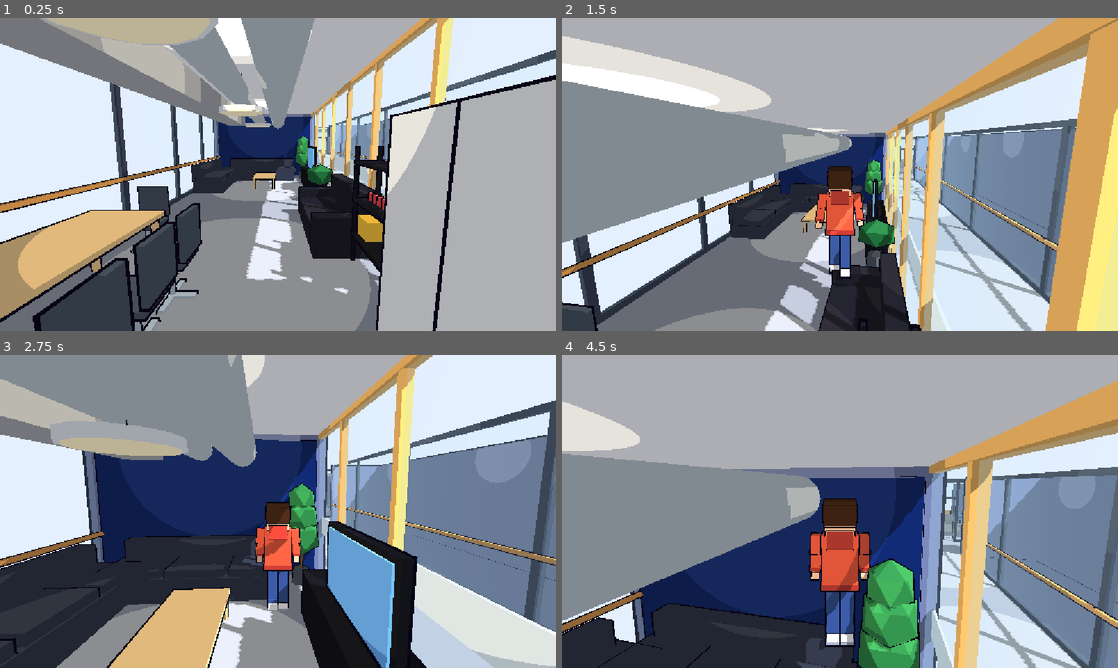
Above: before the commit, frames 1-4 (two rows, left to right).
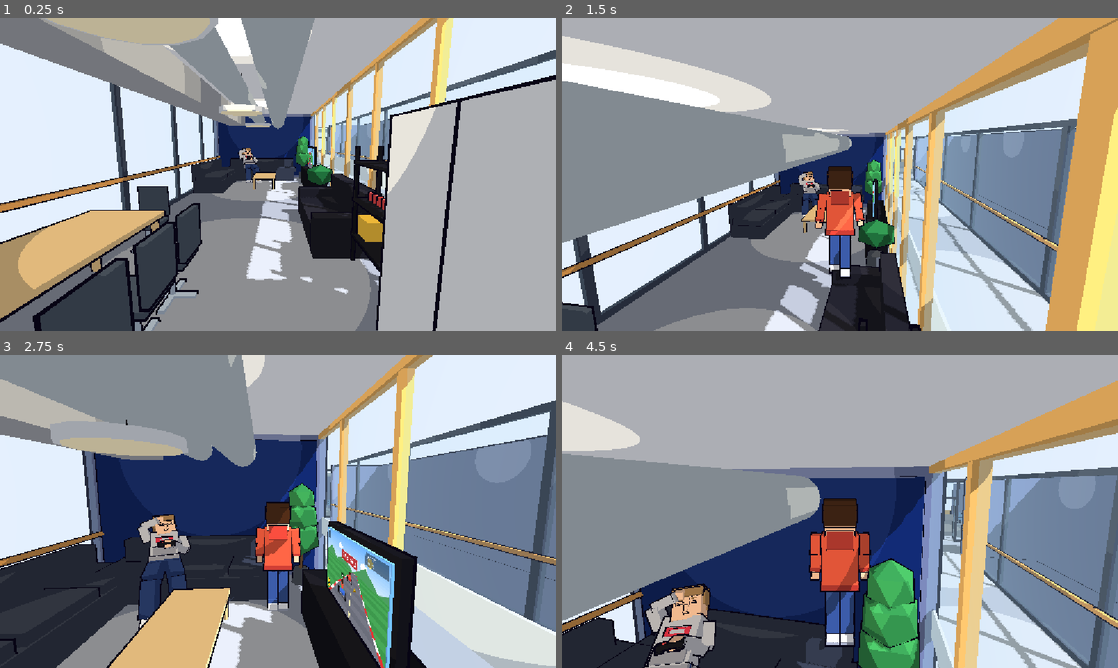
Above: after the commit, the same moments.

Repository: AJC0520/student_game
Game: Godot game, scene res://scenes/main.tscn
Same seed, same stepped clock (60 frames per second), same inputs: the game is played once before the commit and once after it.
Inputs (mouse positions are in pixels of both pictures, inside the frame that each line leads up to):
- Up to frame 1 (0.25 s): no input
- Up to frame 2 (1.5 s): tap Enter at 0.5 s; move the mouse to (867, 174) at 0.52 s; hold Shift (sprint) 0.53-1.28 s; hold W (move_forward) from 0.53 s (still down); tap Space (jump) at 0.77 s; move the mouse to (812, 174) at 1.27 s; tap V (toggle_view) at 1.35 s
- Up to frame 3 (2.75 s): keep holding W (move_forward); tap Space (jump) at 1.52 s; move the mouse to (289, 505) at 2.02 s; hold Shift (sprint) from 2.03 s (still down)
- Up to frame 4 (4.5 s): keep holding W (move_forward); move the mouse to (834, 517) at 2.77 s; release Shift (sprint) at 2.78 s; tap V (toggle_view) at 2.85, 4.35 s; tap Space (jump) at 3.02, 3.77 s; move the mouse to (878, 514) at 3.52 s; hold Shift (sprint) 3.53-4.28 s; move the mouse to (795, 508) at 4.27 s

The runs differ from the first frame. In frame 1, 0.3% of the frame differs, in the area x 42-57%, y 41-54%; in frame 2, 0.3%; in frame 3, 5.0%, in the area x 24-71%, y 50-100%; in frame 4, 2.7%.

Commit message:
feat(online): add sofa NPC and kart-racing TV easter egg
Adds an idle-animated NPC on the Online room sofa, a live-drawn kart-race picture on the room's TV, and the toon colors the NPC needs.

Diff:
--- a/godot_project/assets/material_colors.json
+++ b/godot_project/assets/material_colors.json
@@ -234,6 +234,11 @@
   0.15,
   0.1
  ],
+ "Toon_HairLight": [
+  0.62,
+  0.47,
+  0.3
+ ],
  "Toon_Hoodie": [
   0.9,
   0.35,
@@ -244,6 +249,16 @@
   0.23,
   0.2
  ],
+ "Toon_HoodieGrey": [
+  0.74,
+  0.74,
+  0.77
+ ],
+ "Toon_HoodieGreyDark": [
+  0.58,
+  0.58,
+  0.62
+ ],
  "Toon_Ink": [
   0.35,
   0.4,
@@ -254,6 +269,11 @@
   0.32,
   0.56
  ],
+ "Toon_JeansDark": [
+  0.16,
+  0.23,
+  0.42
+ ],
  "Toon_Kettle": [
   0.75,
   0.78,
@@ -453,6 +473,11 @@
   0.3,
   0.32,
   0.36
+ ],
+ "Toon_PrintRed": [
+  0.85,
+  0.2,
+  0.28
  ],
  "Toon_Printer": [
   0.82,
--- a/godot_project/scenes/main.tscn
+++ b/godot_project/scenes/main.tscn
@@ -1,10 +1,13 @@
-[gd_scene load_steps=7 format=3]
+[gd_scene load_steps=10 format=3]
 
 [ext_resource type="PackedScene" path="res://assets/a4_blockout.glb" id="1_level"]
 [ext_resource type="Script" path="res://scripts/level.gd" id="2_levelgd"]
 [ext_resource type="PackedScene" path="res://scenes/player.tscn" id="3_player"]
 [ext_resource type="Script" path="res://scripts/lighting.gd" id="4_lighting"]
 [ext_resource type="Script" path="res://scripts/elevator.gd" id="5_elevator"]
+[ext_resource type="Script" path="res://scripts/tv_screen.gd" id="6_tv"]
+[ext_resource type="PackedScene" path="res://assets/npc_sofa.glb" id="7_npc"]
+[ext_resource type="Script" path="res://scripts/sofa_guy.gd" id="8_static"]
 
 [sub_resource type="Environment" id="Environment_main"]
 background_mode = 1
@@ -37,3 +40,9 @@
 
 [node name="Elevator" type="Node3D" parent="."]
 script = ExtResource("5_elevator")
+
+[node name="TVScreen" type="Node3D" parent="."]
+script = ExtResource("6_tv")
+
+[node name="SofaGuy" parent="." instance=ExtResource("7_npc")]
+script = ExtResource("8_static")
--- /dev/null
+++ b/godot_project/scripts/kart_race_view.gd
@@ -0,0 +1,150 @@
+extends Control
+## Draws the fake kart-racing picture shown on the Online room TV (see tv_screen.gd).
+## Everything is simple shapes: scrolling road in pseudo-perspective, a rival kart ahead and "T.T" trailing behind.
+
+const HORIZON := 118.0
+const BANDS := 14
+const PLAYER_NAME := "T.T"
+
+var _t: float = 0.0
+
+
+func _process(delta: float) -> void:
+	_t += delta
+	queue_redraw()
+
+
+func _draw() -> void:
+	var w := size.x
+	var h := size.y
+	var font := ThemeDB.fallback_font
+	_draw_scenery(w, h)
+	_draw_road(w, h)
+
+	# a banana peel on the road, rival kart ahead, our (losing) kart close to the camera
+	var bob := sin(_t * 9.0) * 1.5
+	_draw_banana(Vector2(w * 0.5 + 62.0, 190.0), 1.0)
+	_draw_kart(Vector2(w * 0.5 + 18.0 + sin(_t * 1.3) * 10.0, 172.0 + bob), 0.55, Color(0.9, 0.2, 0.2), Color(0.95, 0.85, 0.2), "")
+	var px := w * 0.5 - 58.0 + sin(_t * 2.1) * 14.0     # wobbling around, can't hold a line
+	_draw_kart(Vector2(px, 268.0 + bob * 2.0), 1.0, Color(0.25, 0.45, 0.9), Color(0.2, 0.7, 0.35), PLAYER_NAME)
+
+	_draw_hud(w, h, font)
+
+
+func _draw_scenery(w: float, h: float) -> void:
+	# sky gradient
+	var steps := 12
+	for i in steps:
+		var f := float(i) / steps
+		var c := Color(0.45, 0.72, 1.0).lerp(Color(0.85, 0.94, 1.0), f)
+		draw_rect(Rect2(0, f * HORIZON, w, HORIZON / steps + 1.0), c)
+	draw_circle(Vector2(w * 0.8, 38.0), 17.0, Color(1.0, 0.96, 0.6))
+	# drifting clouds
+	for i in 3:
+		var cx := fposmod(i * 230.0 + _t * 6.0, w + 120.0) - 60.0
+		var cy := 28.0 + i * 20.0
+		draw_circle(Vector2(cx, cy), 13.0, Color.WHITE)
+		draw_circle(Vector2(cx + 15.0, cy + 3.0), 11.0, Color.WHITE)
+		draw_circle(Vector2(cx - 15.0, cy + 3.0), 10.0, Color.WHITE)
+	# hills
+	var hills := PackedVector2Array([Vector2(0, HORIZON), Vector2(70, HORIZON - 42), Vector2(150, HORIZON), Vector2(230, HORIZON - 30),
+		Vector2(330, HORIZON), Vector2(430, HORIZON - 50), Vector2(520, HORIZON), Vector2(w, HORIZON - 24), Vector2(w, HORIZON)])
+	draw_colored_polygon(hills, Color(0.3, 0.62, 0.38))
+
+
+func _draw_road(w: float, h: float) -> void:
+	var cx := w * 0.5 + sin(_t * 0.6) * 18.0     # the road sways as the track curves
+	var scroll := _t * 4.0
+	for k in range(-1, BANDS + 1):
+		var t0 := clampf((k + fposmod(scroll, 1.0)) / BANDS, 0.0, 1.0)
+		var t1 := clampf((k + 1.0 + fposmod(scroll, 1.0)) / BANDS, 0.0, 1.0)
+		var y0 := HORIZON + (h - HORIZON) * t0 * t0
+		var y1 := HORIZON + (h - HORIZON) * t1 * t1
+		if y1 - y0 < 0.1:
+			continue
+		var odd := (k + int(scroll)) % 2 == 0
+		# grass
+		draw_rect(Rect2(0, y0, w, y1 - y0 + 1.0), Color(0.28, 0.66, 0.34) if odd else Color(0.24, 0.6, 0.3))
+		# road + rumble strips
+		var x0 := _road_x(cx, y0, h)
+		var x1 := _road_x(cx, y1, h)
+		var hw0 := _road_hw(y0, h)
+		var hw1 := _road_hw(y1, h)
+		var kerb := Color(0.9, 0.2, 0.2) if odd else Color.WHITE
+		var edge0 := hw0 * 1.12
+		var edge1 := hw1 * 1.12
+		draw_colored_polygon(PackedVector2Array([Vector2(x0 - edge0, y0), Vector2(x0 + edge0, y0), Vector2(x1 + edge1, y1 + 1.0), Vector2(x1 - edge1, y1 + 1.0)]), kerb)
+		draw_colored_polygon(PackedVector2Array([Vector2(x0 - hw0, y0), Vector2(x0 + hw0, y0), Vector2(x1 + hw1, y1 + 1.0), Vector2(x1 - hw1, y1 + 1.0)]),
+			Color(0.46, 0.47, 0.52) if odd else Color(0.42, 0.43, 0.48))
+		if odd:   # dashed centre line
+			var lw0 := hw0 * 0.03
+			var lw1 := hw1 * 0.03
+			draw_colored_polygon(PackedVector2Array([Vector2(x0 - lw0, y0), Vector2(x0 + lw0, y0), Vector2(x1 + lw1, y1 + 1.0), Vector2(x1 - lw1, y1 + 1.0)]), Color(0.98, 0.95, 0.7))
+
+
+func _road_hw(y: float, h: float) -> float:
+	return 14.0 + (y - HORIZON) / (h - HORIZON) * 235.0
+
+
+func _road_x(cx: float, y: float, h: float) -> float:
+	var depth := 1.0 - (y - HORIZON) / (h - HORIZON)      # 0 = near, 1 = far
+	return cx + depth * depth * sin(_t * 0.6) * 40.0
+
+
+## Kart seen from behind. `origin` is the bottom centre of the kart on screen.
+func _draw_kart(origin: Vector2, s: float, body: Color, accent: Color, nametag: String) -> void:
+	var o := origin
+	draw_rect(Rect2(o.x - 46 * s, o.y - 4 * s, 92 * s, 10 * s), Color(0, 0, 0, 0.28))                       # shadow
+	for side in [-1.0, 1.0]:
+		var wx: float = o.x + side * 36.0 * s
+		draw_rect(Rect2(wx - 11 * s, o.y - 30 * s, 22 * s, 32 * s), Color(0.08, 0.08, 0.1))                 # rear wheels
+		draw_rect(Rect2(wx - 6 * s, o.y - 26 * s, 12 * s, 24 * s), Color(0.25, 0.25, 0.3))
+	draw_rect(Rect2(o.x - 30 * s, o.y - 34 * s, 60 * s, 26 * s), body)                                       # body
+	draw_rect(Rect2(o.x - 30 * s, o.y - 14 * s, 60 * s, 6 * s), body.darkened(0.3))
+	draw_rect(Rect2(o.x - 26 * s, o.y - 40 * s, 52 * s, 8 * s), accent)                                      # spoiler
+	draw_rect(Rect2(o.x - 22 * s, o.y - 10 * s, 8 * s, 6 * s), Color(0.7, 0.7, 0.75))                        # exhausts
+	draw_rect(Rect2(o.x + 14 * s, o.y - 10 * s, 8 * s, 6 * s), Color(0.7, 0.7, 0.75))
+	# driver: back of a hooded figure
+	draw_rect(Rect2(o.x - 15 * s, o.y - 58 * s, 30 * s, 26 * s), Color(0.9, 0.35, 0.25))
+	draw_circle(Vector2(o.x, o.y - 66 * s), 13 * s, Color(0.24, 0.15, 0.1))
+	draw_rect(Rect2(o.x - 15 * s, o.y - 56 * s, 30 * s, 3 * s), Color(0.7, 0.25, 0.2))
+	if nametag != "":
+		var font := ThemeDB.fallback_font
+		var fs := 15
+		var tw := font.get_string_size(nametag, HORIZONTAL_ALIGNMENT_LEFT, -1, fs).x
+		var pos := Vector2(o.x - tw * 0.5, o.y - 90 * s)
+		draw_rect(Rect2(pos.x - 4, pos.y - 13, tw + 8, 18), Color(0, 0, 0, 0.6))
+		draw_string(font, pos, nametag, HORIZONTAL_ALIGNMENT_LEFT, -1, fs, Color.WHITE)
+
+
+func _draw_banana(p: Vector2, s: float) -> void:
+	var pts := PackedVector2Array([p + Vector2(-9, 0) * s, p + Vector2(-4, -12) * s, p + Vector2(6, -14) * s, p + Vector2(11, -6) * s, p + Vector2(2, -6) * s, p + Vector2(-3, 2) * s])
+	draw_colored_polygon(pts, Color(1.0, 0.85, 0.15))
+	draw_polyline(pts + PackedVector2Array([pts[0]]), Color(0.55, 0.4, 0.05), 1.5)
+
+
+func _draw_hud(w: float, h: float, font: Font) -> void:
+	# race position, bottom left like a kart-game HUD
+	draw_string_outline(font, Vector2(14, h - 14), "8", HORIZONTAL_ALIGNMENT_LEFT, -1, 62, 8, Color.BLACK)
+	draw_string(font, Vector2(14, h - 14), "8", HORIZONTAL_ALIGNMENT_LEFT, -1, 62, Color(1.0, 0.85, 0.2))
+	draw_string_outline(font, Vector2(52, h - 16), "/8", HORIZONTAL_ALIGNMENT_LEFT, -1, 24, 5, Color.BLACK)
+	draw_string(font, Vector2(52, h - 16), "/8", HORIZONTAL_ALIGNMENT_LEFT, -1, 24, Color.WHITE)
+	# lap + time, top right
+	draw_rect(Rect2(w - 150, 8, 142, 44), Color(0, 0, 0, 0.45))
+	draw_string(font, Vector2(w - 142, 28), "LAP 3/3", HORIZONTAL_ALIGNMENT_LEFT, -1, 18, Color.WHITE)
+	var tm := 94.0 + _t
+	draw_string(font, Vector2(w - 142, 46), "%d'%02d\"%02d" % [int(tm / 60.0), int(tm) % 60, int(fposmod(tm, 1.0) * 100.0)], HORIZONTAL_ALIGNMENT_LEFT, -1, 15, Color(0.8, 0.9, 1.0))
+	# item box, top left (empty: nothing helpful for the loser)
+	draw_rect(Rect2(10, 10, 40, 40), Color(0, 0, 0, 0.5))
+	draw_rect(Rect2(10, 10, 40, 40), Color(1, 1, 1, 0.8), false, 2.0)
+	draw_string(font, Vector2(23, 40), "?", HORIZONTAL_ALIGNMENT_LEFT, -1, 26, Color(1, 1, 1, 0.5))
+
+	# the easter-egg banner
+	var text := PLAYER_NAME + " is losing"
+	var pulse := 1.0 + sin(_t * 6.0) * 0.06
+	var fs := int(26.0 * pulse)
+	var tw := font.get_string_size(text, HORIZONTAL_ALIGNMENT_LEFT, -1, fs).x
+	var pos := Vector2((w - tw) * 0.5, 88.0)
+	draw_rect(Rect2(pos.x - 12, pos.y - 28, tw + 24, 40), Color(0.75, 0.1, 0.1, 0.85))
+	draw_rect(Rect2(pos.x - 12, pos.y - 28, tw + 24, 40), Color.WHITE, false, 2.0)
+	draw_string(font, pos, text, HORIZONTAL_ALIGNMENT_LEFT, -1, fs, Color.WHITE)
--- a/godot_project/scripts/material_colors.gd
+++ b/godot_project/scripts/material_colors.gd
@@ -48,10 +48,14 @@
 	"Toon_GlassFrame": Color(0.22, 0.25, 0.32),
 	"Toon_Green": Color(0.3, 0.68, 0.4),
 	"Toon_Hair": Color(0.24, 0.15, 0.1),
+	"Toon_HairLight": Color(0.62, 0.47, 0.3),
 	"Toon_Hoodie": Color(0.9, 0.35, 0.25),
 	"Toon_HoodieDark": Color(0.68, 0.23, 0.2),
+	"Toon_HoodieGrey": Color(0.74, 0.74, 0.77),
+	"Toon_HoodieGreyDark": Color(0.58, 0.58, 0.62),
 	"Toon_Ink": Color(0.35, 0.4, 0.65),
 	"Toon_Jeans": Color(0.22, 0.32, 0.56),
+	"Toon_JeansDark": Color(0.16, 0.23, 0.42),
 	"Toon_Kettle": Color(0.75, 0.78, 0.82),
 	"Toon_Key": Color(0.96, 0.94, 0.88),
 	"Toon_KitchenBlue": Color(0.12, 0.2, 0.42),
@@ -92,6 +96,7 @@
 	"Toon_PosterR": Color(0.88, 0.3, 0.28),
 	"Toon_PosterY": Color(0.98, 0.82, 0.28),
 	"Toon_PotGrey": Color(0.3, 0.32, 0.36),
+	"Toon_PrintRed": Color(0.85, 0.2, 0.28),
 	"Toon_Printer": Color(0.82, 0.84, 0.9),
 	"Toon_PrinterTop": Color(0.3, 0.32, 0.4),
 	"Toon_Purple": Color(0.58, 0.4, 0.8),
--- /dev/null
+++ b/godot_project/scripts/sofa_guy.gd
@@ -0,0 +1,47 @@
+extends "res://scripts/static_model.gd"
+## The guy slouching on the Online room's corner sofa (assets/npc_sofa.glb). Same toon re-skin as static_model.gd,
+## plus a small procedural idle loop on the Sg_* pivots: breathing, an occasional sigh, head lolling, rubbing his forehead,
+## mashing the controller in bursts and tapping a foot.
+## All motion is a pure function of time, so nothing needs to be saved or synced.
+
+@export var speed: float = 1.0                # global playback speed of the idle loop
+
+var _t: float = 0.0
+
+@onready var _torso: Node3D = find_child("Sg_Torso", true, false)
+@onready var _head: Node3D = find_child("Sg_Head", true, false)
+@onready var _arm_r: Node3D = find_child("Sg_ArmR", true, false)
+@onready var _arm_l: Node3D = find_child("Sg_ArmL", true, false)
+@onready var _pad: Node3D = find_child("Sg_Pad", true, false)
+@onready var _leg_l: Node3D = find_child("Sg_LegL", true, false)
+@onready var _foot_r: Node3D = find_child("Sg_FootR", true, false)
+@onready var _foot_l: Node3D = find_child("Sg_FootL", true, false)
+
+
+func _process(delta: float) -> void:
+	_t += delta * speed
+	var t := _t
+
+	# breathing, with a long sigh every ~11 s
+	var breath := 0.5 + 0.5 * sin(t * 1.7)
+	var sigh := pow(sin(clampf(fmod(t, 11.0) / 2.6, 0.0, 1.0) * PI), 2.0)
+	_torso.scale = Vector3(1.0 + 0.012 * breath + 0.012 * sigh, 1.0 + 0.03 * breath + 0.05 * sigh, 1.0 + 0.012 * breath)
+	_torso.rotation.x = -0.01 * breath - 0.025 * sigh
+
+	# head lolls slowly and drops a little on the sigh
+	_head.rotation = Vector3(sin(t * 0.5 + 1.0) * 0.03 + sigh * 0.05, sin(t * 0.35) * 0.05, sin(t * 0.27) * 0.03)
+
+	# hand on forehead: slow drift, plus a rub every ~7 s
+	var rub := pow(sin(clampf(fmod(t + 2.0, 7.0) / 1.6, 0.0, 1.0) * PI), 2.0)
+	_arm_r.rotation = Vector3(sin(t * 0.6) * 0.015, sin(t * 9.0) * 0.05 * rub, sin(t * 0.8) * 0.02 + rub * 0.04)
+
+	# controller: bursts of thumb mashing, calm in between
+	var burst := smoothstep(0.5, 0.85, sin(t * 0.45))
+	_pad.rotation = Vector3(sin(t * 27.0) * 0.045, sin(t * 31.0) * 0.03, sin(t * 23.0) * 0.05) * burst
+	_arm_l.rotation = Vector3(0.01 * breath + sin(t * 17.0) * 0.012 * burst, 0.0, 0.0)
+
+	# legs: right foot taps in bursts, left leg just settles
+	var tap := smoothstep(0.3, 0.6, sin(t * 0.3 + 2.0))
+	_foot_r.rotation.x = maxf(0.0, sin(t * 7.0)) * 0.3 * tap
+	_foot_l.rotation.x = sin(t * 0.9) * 0.02
+	_leg_l.rotation.x = sin(t * 0.7) * 0.01
--- /dev/null
+++ b/godot_project/scripts/static_model.gd
@@ -0,0 +1,46 @@
+extends Node3D
+## Re-skins a static glb from Blender (props / NPCs) with the toon + outline shaders, like level.gd and player_model.gd do.
+## No collision: NPCs that sit on furniture are covered by the furniture's own collider.
+
+const TOON := preload("res://shaders/toon.gdshader")
+const OUTLINE := preload("res://shaders/outline.gdshader")
+const MC := preload("res://scripts/material_colors.gd")
+
+var _toon_cache: Dictionary = {}
+var _outline_mat: ShaderMaterial
+
+
+func _ready() -> void:
+	_outline_mat = ShaderMaterial.new()
+	_outline_mat.shader = OUTLINE
+	_skin(self)
+
+
+func _skin(node: Node) -> void:
+	if node is MeshInstance3D:
+		var mi := node as MeshInstance3D
+		if mi.mesh:
+			for i in mi.mesh.get_surface_count():
+				var src: Material = mi.mesh.surface_get_material(i)
+				var key := src.resource_name.rstrip("0123456789.") if src else ""
+				if key == "Toon_Outline":
+					mi.set_surface_override_material(i, _outline_mat)
+				else:
+					mi.set_surface_override_material(i, _toon_for(key, src))
+	for child in node.get_children():
+		_skin(child)
+
+
+func _toon_for(key: String, src: Material) -> ShaderMaterial:
+	if _toon_cache.has(key):
+		return _toon_cache[key]
+	var m := ShaderMaterial.new()
+	m.shader = TOON
+	var col := Color(0.8, 0.8, 0.85)
+	if MC.COLORS.has(key):
+		col = MC.COLORS[key]
+	elif src is BaseMaterial3D:
+		col = (src as BaseMaterial3D).albedo_color
+	m.set_shader_parameter("albedo", col)
+	_toon_cache[key] = m
+	return m
--- /dev/null
+++ b/godot_project/scripts/tv_screen.gd
@@ -0,0 +1,37 @@
+extends Node3D
+## Easter egg: the TV in the Online room plays a kart-racing game where "T.T" is losing.
+## The picture is drawn live (scrolling road, two karts, HUD) into a SubViewport and shown on a quad
+## placed over the blue screen of the level's TV (online_block.py: centre (-12.6, 0.45, 1.12), 1.25 x 0.70 m).
+
+const SCREEN_SIZE := Vector2(1.25, 0.70)
+const TEXTURE_SIZE := Vector2i(576, 322)
+## Blender (x, y, z) -> Godot (x, z, -y); the screen faces +Y in Blender = -Z in Godot.
+const SCREEN_POS := Vector3(-12.6, 1.12, -0.466)
+const KartRace := preload("res://scripts/kart_race_view.gd")
+
+
+func _ready() -> void:
+	var vp := SubViewport.new()
+	vp.size = TEXTURE_SIZE
+	vp.disable_3d = true
+	vp.transparent_bg = false
+	vp.render_target_update_mode = SubViewport.UPDATE_ALWAYS
+	var view := KartRace.new()
+	view.size = Vector2(TEXTURE_SIZE)
+	vp.add_child(view)
+	add_child(vp)
+
+	var mat := StandardMaterial3D.new()
+	mat.shading_mode = BaseMaterial3D.SHADING_MODE_UNSHADED
+	mat.albedo_texture = vp.get_texture()
+	mat.texture_filter = BaseMaterial3D.TEXTURE_FILTER_LINEAR
+
+	var quad := MeshInstance3D.new()
+	var mesh := QuadMesh.new()
+	mesh.size = SCREEN_SIZE
+	quad.mesh = mesh
+	quad.material_override = mat
+	quad.cast_shadow = GeometryInstance3D.SHADOW_CASTING_SETTING_OFF
+	quad.position = SCREEN_POS
+	quad.rotation.y = PI    # QuadMesh faces +Z by default
+	add_child(quad)
Binary file added: godot_project/assets/npc_sofa.glb
Not shown, added: godot_project/assets/npc_sofa.glb.import
Not shown, added: godot_project/scripts/kart_race_view.gd.uid
Not shown, added: godot_project/scripts/sofa_guy.gd.uid
Not shown, added: godot_project/scripts/static_model.gd.uid
Not shown, added: godot_project/scripts/tv_screen.gd.uid
Not shown, added: blender_assets/build_scripts/npc_sofa.py
Not shown, added: blender_assets/npc_preview_a.png
Not shown, added: blender_assets/npc_preview_b.png
Not shown, added: blender_assets/npc_preview_c.png
